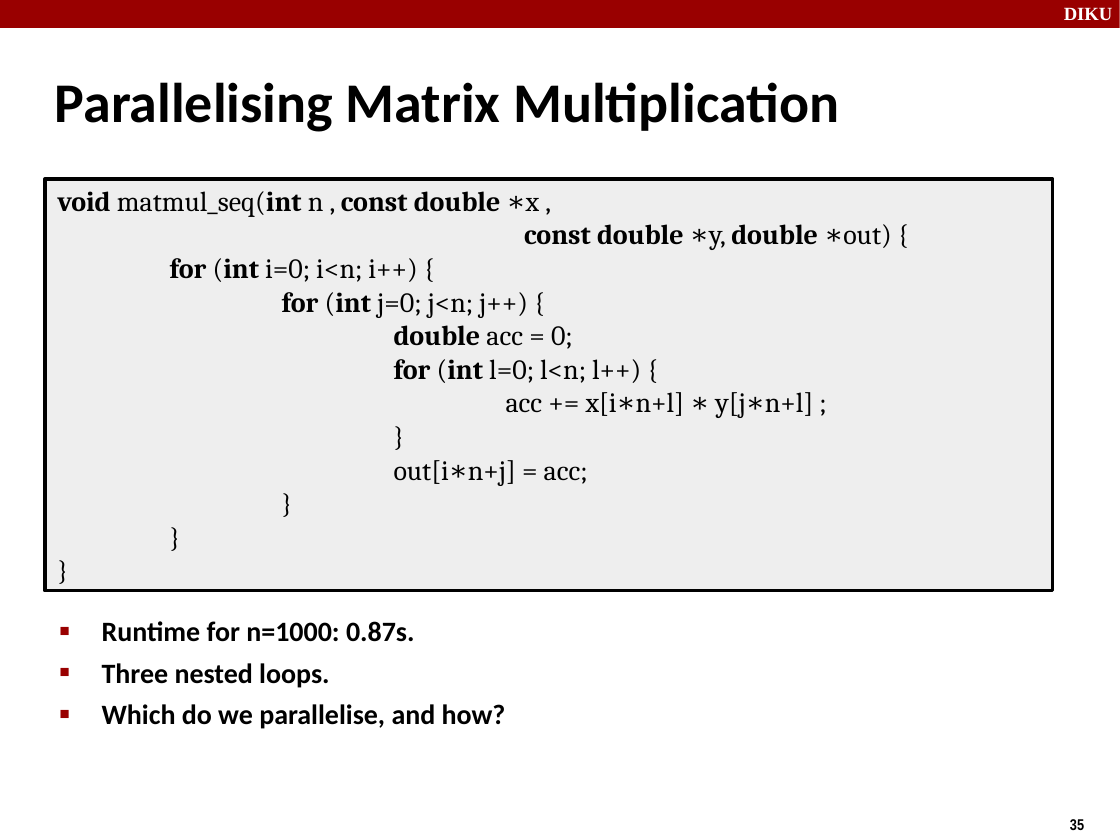
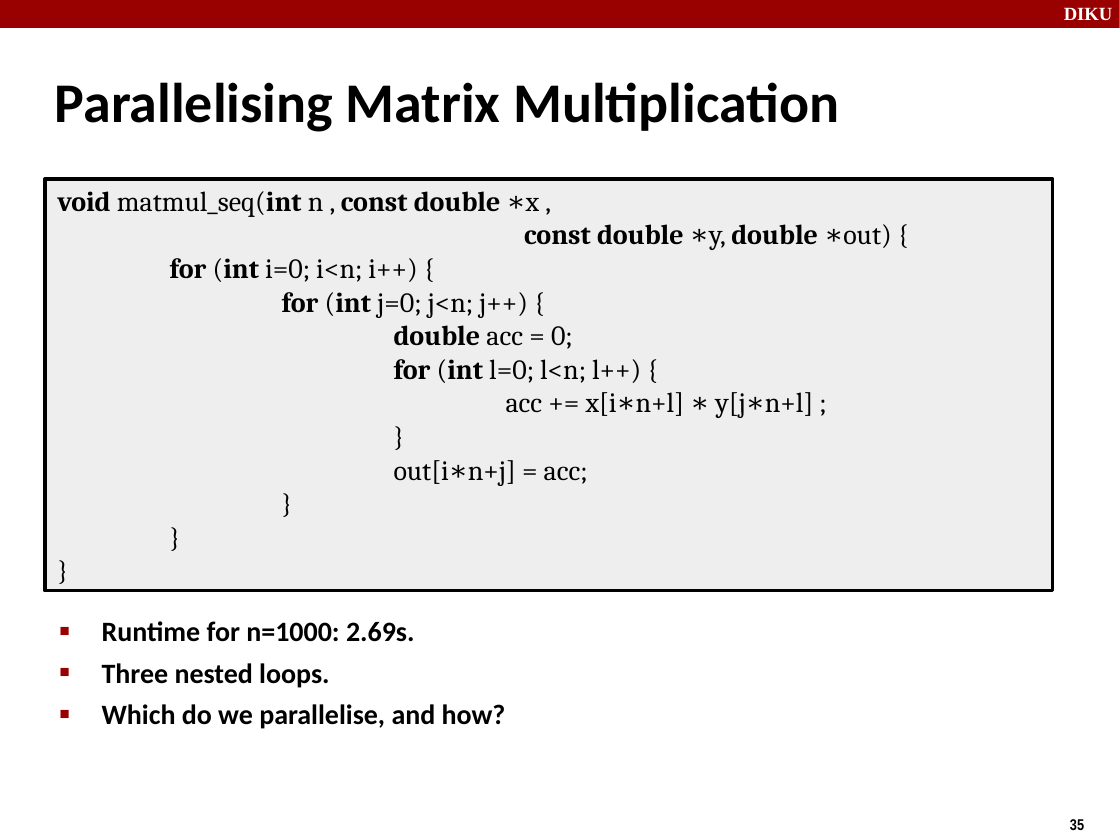
Before and after one commit to diku-dk/hpps-e2021-pub, a slide deck: slide 35 of material/6-l-2/concurrent programming I.odp. Drawn at 1120x840 pixels with LibreOffice and Linux fonts; fonts in the diff are those of the drawing. Boxes give left, top, right and bottom in pixels: in the first picture for what was removed or moved away, otherwise in the second. Text is boxed around its words. In the diff, an @@ line names an element or a change of style, - is before the commit and + after.

```diff
--- a/material/6-l-2/concurrent programming I.odp
+++ b/material/6-l-2/concurrent programming I.odp
@@ text at (102,621,415,642): text changed @@
-■ Runtime for n=1000: 0.87s.
+■ Runtime for n=1000: 2.69s.
```
Also in this commit, not shown: 3 other slides changed, 1 slide added, 2 other files.
